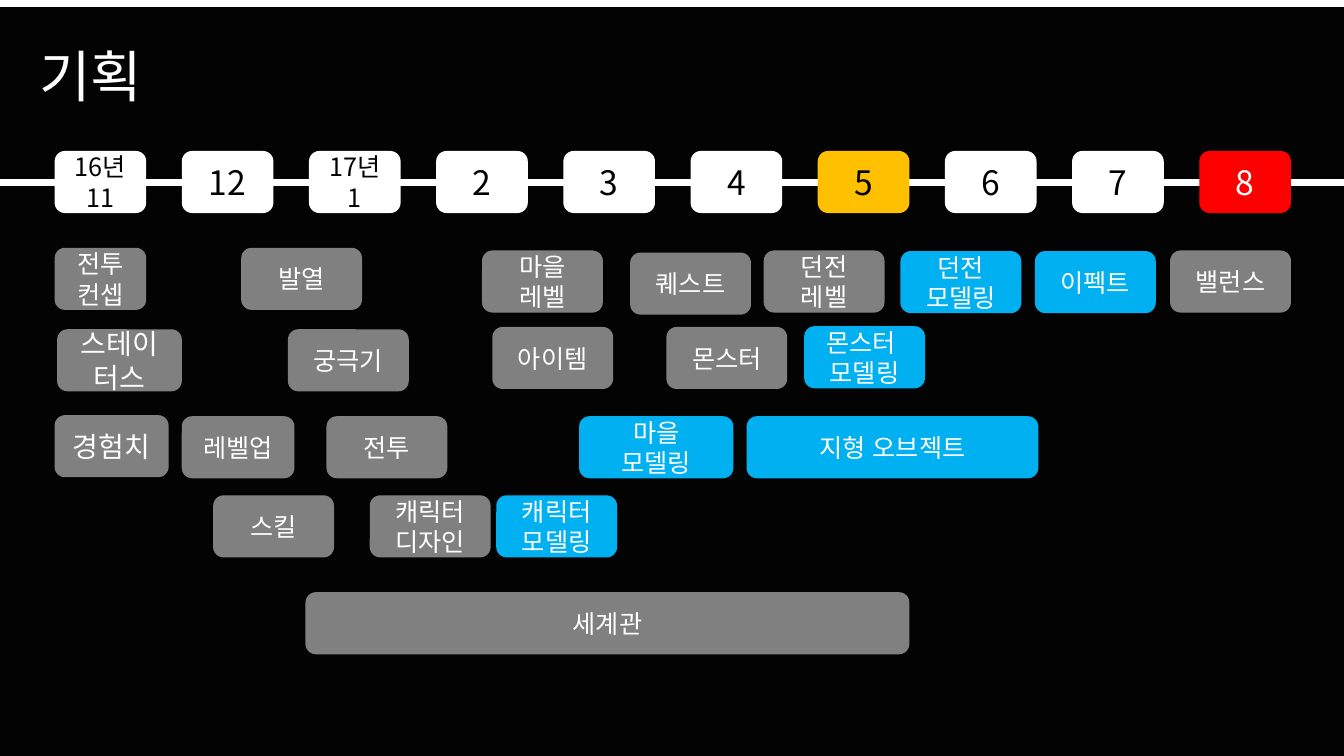
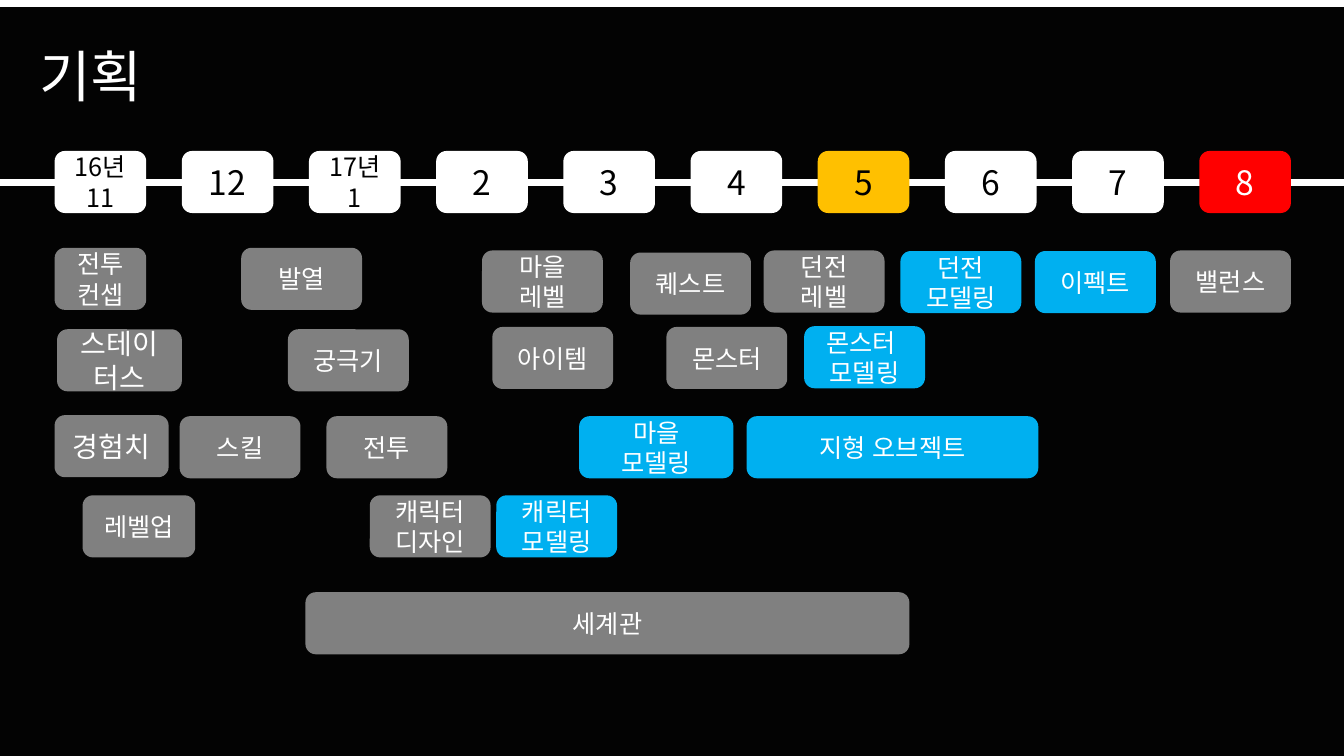
Before and after one commit to korleinster/gamebusdriver, a slide deck: slide 21 of documents/[편돌이]졸업작품 제안서(짧은버전).pptx. Drawn at 1344x756 pixels with LibreOffice and Linux fonts; fonts in the diff are those of the drawing; background and template pictures are left out. Boxes give left, top, right and bottom in pixels: in the first picture for what was removed or moved away, otherwise in the second. Text is boxed around its words. In the diff, an @@ line names an element or a change of style, - is before the commit and + after.

```diff
--- a/documents/[편돌이]졸업작품 제안서(짧은버전).pptx
+++ b/documents/[편돌이]졸업작품 제안서(짧은버전).pptx
@@ rounded rectangle "스킬": place and size @@
-rounded rectangle "스킬" at (213,495,334,558)
+rounded rectangle "스킬" at (179,416,300,479)
@@ rounded rectangle "레벨업": place and size @@
-rounded rectangle "레벨업" at (181,416,294,479)
+rounded rectangle "레벨업" at (83,495,196,558)
```
Also in this commit, not shown: 11 other slides changed.
